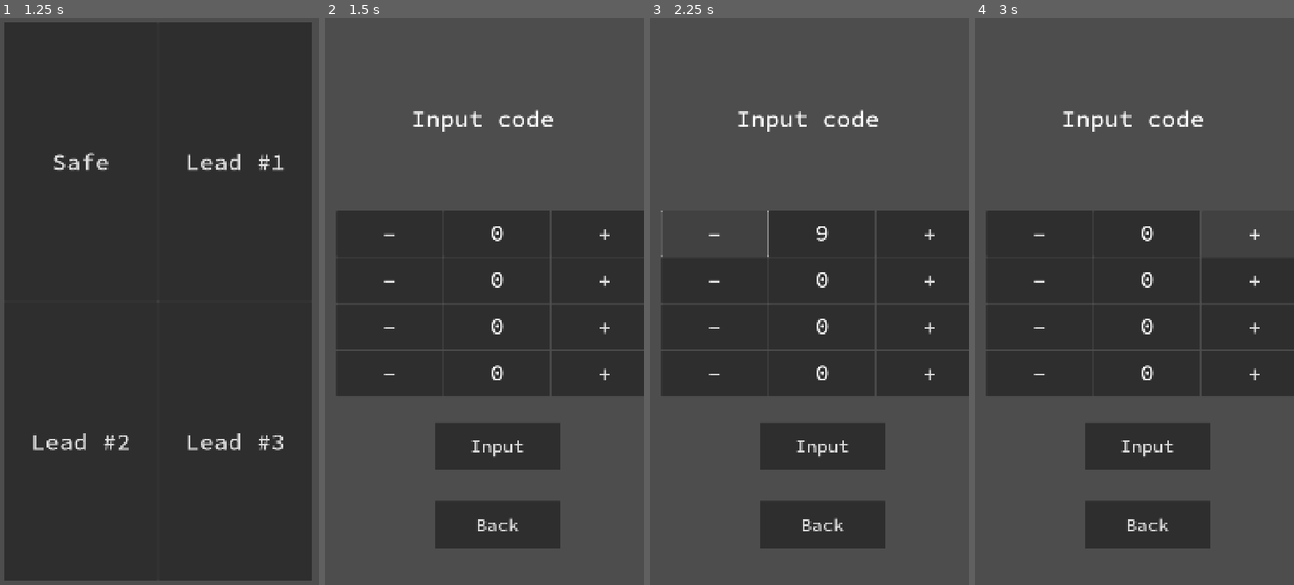
Above: before the commit, frames 1-4 (left to right).
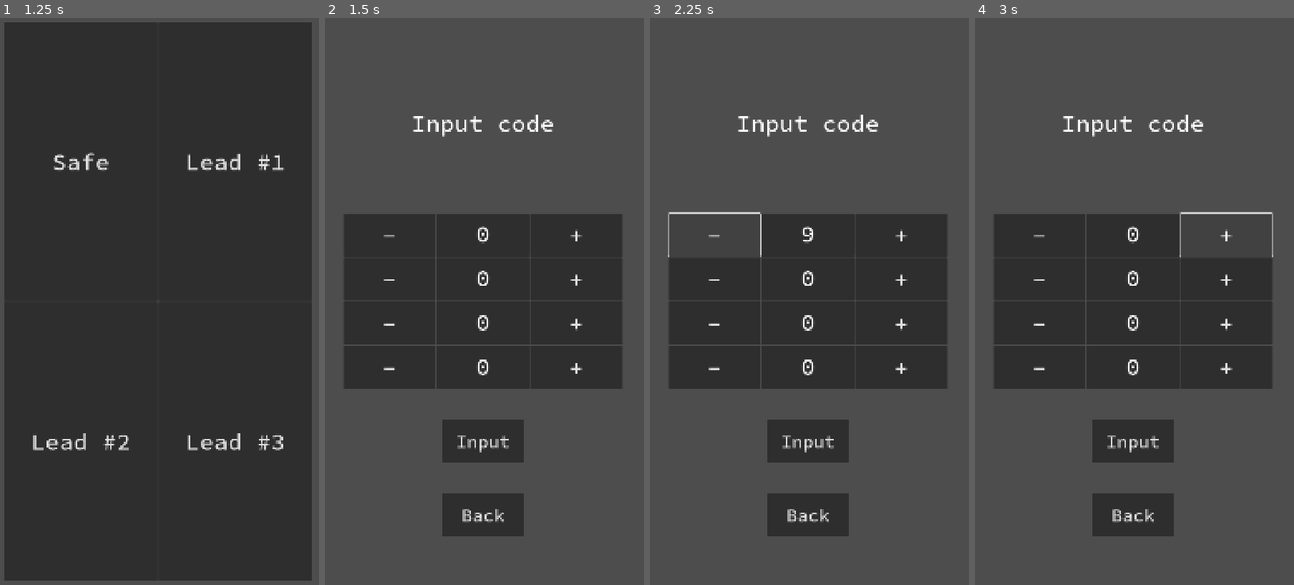
Above: after the commit, the same moments.

Repository: vmakoed/safe-lock
Game: Godot game, scene res://scenes/main.tscn
Two runs of this game, one before a commit and one after it. Both use one fixed random seed, a clock stepped at 60 frames per second and the inputs below.
Inputs:
- Up to frame 1 (1.25 s): click "Start" at 0.5 s
- Up to frame 2 (1.5 s): click "Safe" at 1.25 s
- Up to frame 3 (2.25 s): click "-" at 2 s
- Up to frame 4 (3 s): click "+" at 2.75 s

Frame 1 is identical in both runs. In frame 2, 11% of the frame differs, in the area x 3-100%, y 16-94%; in frame 3, 11%; in frame 4, 10%.

Commit message:
Extract Safe scene

Diff:
--- a/scenes/level_selector.tscn
+++ b/scenes/level_selector.tscn
@@ -13,7 +13,14 @@
 script = ExtResource("1_gkmvm")
 
 [node name="ScreenFrame" parent="." instance=ExtResource("1_aeu7d")]
-layout_mode = 0
+layout_mode = 1
+anchors_preset = 15
+anchor_right = 1.0
+anchor_bottom = 1.0
+offset_right = 0.0
+offset_bottom = 0.0
+grow_horizontal = 2
+grow_vertical = 2
 
 [node name="LevelSelector" type="GridContainer" parent="ScreenFrame"]
 unique_name_in_owner = true
--- a/scenes/main.tscn
+++ b/scenes/main.tscn
@@ -4,7 +4,7 @@
 [ext_resource type="Script" uid="uid://d2wutgbl0ln1e" path="res://scripts/tic_tac_toe.gd" id="1_o5qli"]
 [ext_resource type="Theme" uid="uid://c2hm7c7xw5d2v" path="res://resources/theme.tres" id="2_trceg"]
 [ext_resource type="PackedScene" uid="uid://xj00fxtha27s" path="res://scenes/screen_frame.tscn" id="3_85g3d"]
-[ext_resource type="Script" uid="uid://3n8kkopvcbss" path="res://scripts/safe.gd" id="3_sugp2"]
+[ext_resource type="PackedScene" uid="uid://6w6i4itypyq1" path="res://scenes/safe.tscn" id="4_a8y0u"]
 [ext_resource type="Script" uid="uid://ca5ouk62ie06e" path="res://scripts/maze.gd" id="4_tefeu"]
 [ext_resource type="PackedScene" uid="uid://bdsf6t36ljorm" path="res://scenes/message_screen.tscn" id="4_trceg"]
 [ext_resource type="TileSet" uid="uid://bhpln50cg3i14" path="res://resources/brick.tres" id="5_85g3d"]
@@ -56,252 +56,10 @@
 theme_override_constants/margin_right = 48
 theme_override_constants/margin_bottom = 48
 
-[node name="Safe" type="Control" parent="UI/ScreenFrame"]
-unique_name_in_owner = true
-visible = false
-layout_mode = 2
-script = ExtResource("3_sugp2")
-
-[node name="VBoxContainer" type="VBoxContainer" parent="UI/ScreenFrame/Safe"]
-layout_mode = 1
-anchors_preset = 15
-anchor_right = 1.0
-anchor_bottom = 1.0
-grow_horizontal = 2
-grow_vertical = 2
-
-[node name="Top" type="Control" parent="UI/ScreenFrame/Safe/VBoxContainer"]
-layout_mode = 2
-size_flags_vertical = 3
-
-[node name="SafeMessage" type="Label" parent="UI/ScreenFrame/Safe/VBoxContainer/Top"]
-unique_name_in_owner = true
-layout_mode = 1
-anchors_preset = 8
-anchor_left = 0.5
-anchor_top = 0.5
-anchor_right = 0.5
-anchor_bottom = 0.5
-offset_left = -206.0
-offset_top = -55.0
-offset_right = 206.0
-offset_bottom = 55.0
-grow_horizontal = 2
-grow_vertical = 2
-theme_override_font_sizes/font_size = 80
-text = "Input code"
-
-[node name="Middle" type="Control" parent="UI/ScreenFrame/Safe/VBoxContainer"]
-layout_mode = 2
-size_flags_vertical = 3
-
-[node name="SafeButtonsContainer" type="VBoxContainer" parent="UI/ScreenFrame/Safe/VBoxContainer/Middle"]
-unique_name_in_owner = true
-layout_mode = 0
-offset_right = 1080.0
-offset_bottom = 621.0
-size_flags_horizontal = 3
-
-[node name="DigitContainer0" type="HBoxContainer" parent="UI/ScreenFrame/Safe/VBoxContainer/Middle/SafeButtonsContainer"]
-layout_mode = 2
-size_flags_vertical = 3
-
-[node name="MinusButton" type="Button" parent="UI/ScreenFrame/Safe/VBoxContainer/Middle/SafeButtonsContainer/DigitContainer0"]
-layout_mode = 2
-size_flags_horizontal = 3
-size_flags_vertical = 3
-theme_override_font_sizes/font_size = 80
-text = "-"
-
-[node name="Panel" type="Panel" parent="UI/ScreenFrame/Safe/VBoxContainer/Middle/SafeButtonsContainer/DigitContainer0"]
-layout_mode = 2
-size_flags_horizontal = 3
-size_flags_vertical = 3
-
-[node name="Label" type="Label" parent="UI/ScreenFrame/Safe/VBoxContainer/Middle/SafeButtonsContainer/DigitContainer0/Panel"]
-layout_mode = 1
-anchors_preset = 8
-anchor_left = 0.5
-anchor_top = 0.5
-anchor_right = 0.5
-anchor_bottom = 0.5
-offset_left = -23.0
-offset_top = -55.0
-offset_right = 23.0
-offset_bottom = 55.0
-grow_horizontal = 2
-grow_vertical = 2
-theme_override_font_sizes/font_size = 80
-text = "0"
-
-[node name="PlusButton" type="Button" parent="UI/ScreenFrame/Safe/VBoxContainer/Middle/SafeButtonsContainer/DigitContainer0"]
-layout_mode = 2
-size_flags_horizontal = 3
-size_flags_vertical = 3
-theme_override_font_sizes/font_size = 80
-text = "+"
-
-[node name="DigitContainer1" type="HBoxContainer" parent="UI/ScreenFrame/Safe/VBoxContainer/Middle/SafeButtonsContainer"]
-layout_mode = 2
-size_flags_vertical = 3
-
-[node name="MinusButton" type="Button" parent="UI/ScreenFrame/Safe/VBoxContainer/Middle/SafeButtonsContainer/DigitContainer1"]
-layout_mode = 2
-size_flags_horizontal = 3
-size_flags_vertical = 3
-theme_override_font_sizes/font_size = 80
-text = "-"
-
-[node name="Panel" type="Panel" parent="UI/ScreenFrame/Safe/VBoxContainer/Middle/SafeButtonsContainer/DigitContainer1"]
-layout_mode = 2
-size_flags_horizontal = 3
-size_flags_vertical = 3
-
-[node name="Label" type="Label" parent="UI/ScreenFrame/Safe/VBoxContainer/Middle/SafeButtonsContainer/DigitContainer1/Panel"]
-layout_mode = 1
-anchors_preset = 8
-anchor_left = 0.5
-anchor_top = 0.5
-anchor_right = 0.5
-anchor_bottom = 0.5
-offset_left = -23.0
-offset_top = -55.0
-offset_right = 23.0
-offset_bottom = 55.0
-grow_horizontal = 2
-grow_vertical = 2
-theme_override_font_sizes/font_size = 80
-text = "0"
-
-[node name="PlusButton" type="Button" parent="UI/ScreenFrame/Safe/VBoxContainer/Middle/SafeButtonsContainer/DigitContainer1"]
-layout_mode = 2
-size_flags_horizontal = 3
-size_flags_vertical = 3
-theme_override_font_sizes/font_size = 80
-text = "+"
-
-[node name="DigitContainer2" type="HBoxContainer" parent="UI/ScreenFrame/Safe/VBoxContainer/Middle/SafeButtonsContainer"]
-layout_mode = 2
-size_flags_vertical = 3
-
-[node name="MinusButton" type="Button" parent="UI/ScreenFrame/Safe/VBoxContainer/Middle/SafeButtonsContainer/DigitContainer2"]
-layout_mode = 2
-size_flags_horizontal = 3
-size_flags_vertical = 3
-theme_override_font_sizes/font_size = 80
-text = "-"
-
-[node name="Panel" type="Panel" parent="UI/ScreenFrame/Safe/VBoxContainer/Middle/SafeButtonsContainer/DigitContainer2"]
-layout_mode = 2
-size_flags_horizontal = 3
-size_flags_vertical = 3
-
-[node name="Label" type="Label" parent="UI/ScreenFrame/Safe/VBoxContainer/Middle/SafeButtonsContainer/DigitContainer2/Panel"]
-layout_mode = 1
-anchors_preset = 8
-anchor_left = 0.5
-anchor_top = 0.5
-anchor_right = 0.5
-anchor_bottom = 0.5
-offset_left = -23.0
-offset_top = -55.0
-offset_right = 23.0
-offset_bottom = 55.0
-grow_horizontal = 2
-grow_vertical = 2
-theme_override_font_sizes/font_size = 80
-text = "0"
-
-[node name="PlusButton" type="Button" parent="UI/ScreenFrame/Safe/VBoxContainer/Middle/SafeButtonsContainer/DigitContainer2"]
-layout_mode = 2
-size_flags_horizontal = 3
-size_flags_vertical = 3
-theme_override_font_sizes/font_size = 80
-text = "+"
-
-[node name="DigitContainer3" type="HBoxContainer" parent="UI/ScreenFrame/Safe/VBoxContainer/Middle/SafeButtonsContainer"]
-layout_mode = 2
-size_flags_vertical = 3
-
-[node name="MinusButton" type="Button" parent="UI/ScreenFrame/Safe/VBoxContainer/Middle/SafeButtonsContainer/DigitContainer3"]
-layout_mode = 2
-size_flags_horizontal = 3
-size_flags_vertical = 3
-theme_override_font_sizes/font_size = 80
-text = "-"
-
-[node name="Panel" type="Panel" parent="UI/ScreenFrame/Safe/VBoxContainer/Middle/SafeButtonsContainer/DigitContainer3"]
-layout_mode = 2
-size_flags_horizontal = 3
-size_flags_vertical = 3
-
-[node name="Label" type="Label" parent="UI/ScreenFrame/Safe/VBoxContainer/Middle/SafeButtonsContainer/DigitContainer3/Panel"]
-layout_mode = 1
-anchors_preset = 8
-anchor_left = 0.5
-anchor_top = 0.5
-anchor_right = 0.5
-anchor_bottom = 0.5
-offset_left = -23.0
-offset_top = -55.0
-offset_right = 23.0
-offset_bottom = 55.0
-grow_horizontal = 2
-grow_vertical = 2
-theme_override_font_sizes/font_size = 80
-text = "0"
-
-[node name="PlusButton" type="Button" parent="UI/ScreenFrame/Safe/VBoxContainer/Middle/SafeButtonsContainer/DigitContainer3"]
-layout_mode = 2
-size_flags_horizontal = 3
-size_flags_vertical = 3
-theme_override_font_sizes/font_size = 80
-text = "+"
-
-[node name="Bottom" type="Control" parent="UI/ScreenFrame/Safe/VBoxContainer"]
-layout_mode = 2
-size_flags_vertical = 3
-
-[node name="MarginContainer" type="MarginContainer" parent="UI/ScreenFrame/Safe/VBoxContainer/Bottom"]
-layout_mode = 0
-offset_right = 1080.0
-offset_bottom = 622.0
-size_flags_vertical = 3
-theme_override_constants/margin_left = 230
-theme_override_constants/margin_top = 50
-theme_override_constants/margin_right = 230
-theme_override_constants/margin_bottom = 50
-
-[node name="VBoxContainer" type="VBoxContainer" parent="UI/ScreenFrame/Safe/VBoxContainer/Bottom/MarginContainer"]
-layout_mode = 2
-
-[node name="MarginContainer" type="MarginContainer" parent="UI/ScreenFrame/Safe/VBoxContainer/Bottom/MarginContainer/VBoxContainer"]
-layout_mode = 2
-size_flags_vertical = 3
-theme_override_constants/margin_left = 100
-theme_override_constants/margin_top = 50
-theme_override_constants/margin_right = 100
-theme_override_constants/margin_bottom = 50
-
-[node name="SafeInputButton" type="Button" parent="UI/ScreenFrame/Safe/VBoxContainer/Bottom/MarginContainer/VBoxContainer/MarginContainer"]
-layout_mode = 2
-size_flags_vertical = 3
-theme_override_font_sizes/font_size = 60
-text = "Input"
-
-[node name="MarginContainer2" type="MarginContainer" parent="UI/ScreenFrame/Safe/VBoxContainer/Bottom/MarginContainer/VBoxContainer"]
-layout_mode = 2
-size_flags_vertical = 3
-theme_override_constants/margin_left = 100
-theme_override_constants/margin_top = 50
-theme_override_constants/margin_right = 100
-theme_override_constants/margin_bottom = 50
-
-[node name="SafeBackButton" type="Button" parent="UI/ScreenFrame/Safe/VBoxContainer/Bottom/MarginContainer/VBoxContainer/MarginContainer2"]
-layout_mode = 2
-size_flags_vertical = 3
-theme_override_font_sizes/font_size = 60
-text = "Back"
+[node name="Safe" parent="UI/ScreenFrame" instance=ExtResource("4_a8y0u")]
+unique_name_in_owner = true
+visible = false
+layout_mode = 2
 
 [node name="TicTacToe" type="Control" parent="UI/ScreenFrame"]
 unique_name_in_owner = true
@@ -839,8 +597,8 @@
 Further details are classified and will be transmitted through encrypted channels."
 button_text = "Next"
 
-[connection signal="pressed" from="UI/ScreenFrame/Safe/VBoxContainer/Bottom/MarginContainer/VBoxContainer/MarginContainer/SafeInputButton" to="UI/ScreenFrame/Safe" method="_on_safe_input_button_pressed"]
-[connection signal="pressed" from="UI/ScreenFrame/Safe/VBoxContainer/Bottom/MarginContainer/VBoxContainer/MarginContainer2/SafeBackButton" to="." method="_on_level_back_button_pressed"]
+[connection signal="back_button_pressed" from="UI/ScreenFrame/Safe" to="." method="_on_level_back_button_pressed"]
+[connection signal="unlocked" from="UI/ScreenFrame/Safe" to="." method="_on_safe_unlocked"]
 [connection signal="pressed" from="UI/ScreenFrame/TicTacToe/VBoxContainer/Bottom/MarginContainer/VBoxContainer/MarginContainer/TicTacToeBackButton" to="." method="_on_level_back_button_pressed"]
 [connection signal="body_entered" from="UI/ScreenFrame/Maze/Exit" to="UI/ScreenFrame/Maze" method="_on_exit_body_entered"]
 [connection signal="pressed" from="UI/ScreenFrame/Maze/VBoxContainer/Bottom/VBoxContainer/MarginContainer/Controls/UpButton" to="UI/ScreenFrame/Maze" method="_on_up_button_pressed"]
--- /dev/null
+++ b/scenes/safe.tscn
@@ -0,0 +1,268 @@
+[gd_scene load_steps=3 format=3 uid="uid://6w6i4itypyq1"]
+
+[ext_resource type="PackedScene" uid="uid://xj00fxtha27s" path="res://scenes/screen_frame.tscn" id="1_2mjrh"]
+[ext_resource type="Script" uid="uid://3n8kkopvcbss" path="res://scripts/safe.gd" id="1_no4i6"]
+
+[node name="Safe" type="Control"]
+layout_mode = 3
+anchors_preset = 15
+anchor_right = 1.0
+anchor_bottom = 1.0
+grow_horizontal = 2
+grow_vertical = 2
+script = ExtResource("1_no4i6")
+
+[node name="ScreenFrame" parent="." instance=ExtResource("1_2mjrh")]
+layout_mode = 1
+anchors_preset = 15
+anchor_right = 1.0
+anchor_bottom = 1.0
+offset_right = 0.0
+offset_bottom = 0.0
+grow_horizontal = 2
+grow_vertical = 2
+
+[node name="VBoxContainer" type="VBoxContainer" parent="ScreenFrame"]
+layout_mode = 2
+
+[node name="Top" type="Control" parent="ScreenFrame/VBoxContainer"]
+layout_mode = 2
+size_flags_vertical = 3
+
+[node name="SafeMessage" type="Label" parent="ScreenFrame/VBoxContainer/Top"]
+unique_name_in_owner = true
+layout_mode = 1
+anchors_preset = 8
+anchor_left = 0.5
+anchor_top = 0.5
+anchor_right = 0.5
+anchor_bottom = 0.5
+offset_left = -206.0
+offset_top = -55.0
+offset_right = 206.0
+offset_bottom = 55.0
+grow_horizontal = 2
+grow_vertical = 2
+theme_override_font_sizes/font_size = 80
+text = "Input code"
+
+[node name="Middle" type="Control" parent="ScreenFrame/VBoxContainer"]
+layout_mode = 2
+size_flags_vertical = 3
+
+[node name="ButtonsContainer" type="VBoxContainer" parent="ScreenFrame/VBoxContainer/Middle"]
+unique_name_in_owner = true
+layout_mode = 1
+anchors_preset = 15
+anchor_right = 1.0
+anchor_bottom = 1.0
+grow_horizontal = 2
+grow_vertical = 2
+size_flags_horizontal = 3
+
+[node name="DigitContainer0" type="HBoxContainer" parent="ScreenFrame/VBoxContainer/Middle/ButtonsContainer"]
+layout_mode = 2
+size_flags_vertical = 3
+
+[node name="MinusButton" type="Button" parent="ScreenFrame/VBoxContainer/Middle/ButtonsContainer/DigitContainer0"]
+layout_mode = 2
+size_flags_horizontal = 3
+size_flags_vertical = 3
+theme_override_font_sizes/font_size = 80
+text = "-"
+
+[node name="Panel" type="Panel" parent="ScreenFrame/VBoxContainer/Middle/ButtonsContainer/DigitContainer0"]
+layout_mode = 2
+size_flags_horizontal = 3
+size_flags_vertical = 3
+
+[node name="Label" type="Label" parent="ScreenFrame/VBoxContainer/Middle/ButtonsContainer/DigitContainer0/Panel"]
+layout_mode = 1
+anchors_preset = 8
+anchor_left = 0.5
+anchor_top = 0.5
+anchor_right = 0.5
+anchor_bottom = 0.5
+offset_left = -23.0
+offset_top = -55.0
+offset_right = 23.0
+offset_bottom = 55.0
+grow_horizontal = 2
+grow_vertical = 2
+theme_override_font_sizes/font_size = 80
+text = "0"
+
+[node name="PlusButton" type="Button" parent="ScreenFrame/VBoxContainer/Middle/ButtonsContainer/DigitContainer0"]
+layout_mode = 2
+size_flags_horizontal = 3
+size_flags_vertical = 3
+theme_override_font_sizes/font_size = 80
+text = "+"
+
+[node name="DigitContainer1" type="HBoxContainer" parent="ScreenFrame/VBoxContainer/Middle/ButtonsContainer"]
+layout_mode = 2
+size_flags_vertical = 3
+
+[node name="MinusButton" type="Button" parent="ScreenFrame/VBoxContainer/Middle/ButtonsContainer/DigitContainer1"]
+layout_mode = 2
+size_flags_horizontal = 3
+size_flags_vertical = 3
+theme_override_font_sizes/font_size = 80
+text = "-"
+
+[node name="Panel" type="Panel" parent="ScreenFrame/VBoxContainer/Middle/ButtonsContainer/DigitContainer1"]
+layout_mode = 2
+size_flags_horizontal = 3
+size_flags_vertical = 3
+
+[node name="Label" type="Label" parent="ScreenFrame/VBoxContainer/Middle/ButtonsContainer/DigitContainer1/Panel"]
+layout_mode = 1
+anchors_preset = 8
+anchor_left = 0.5
+anchor_top = 0.5
+anchor_right = 0.5
+anchor_bottom = 0.5
+offset_left = -23.0
+offset_top = -55.0
+offset_right = 23.0
+offset_bottom = 55.0
+grow_horizontal = 2
+grow_vertical = 2
+theme_override_font_sizes/font_size = 80
+text = "0"
+
+[node name="PlusButton" type="Button" parent="ScreenFrame/VBoxContainer/Middle/ButtonsContainer/DigitContainer1"]
+layout_mode = 2
+size_flags_horizontal = 3
+size_flags_vertical = 3
+theme_override_font_sizes/font_size = 80
+text = "+"
+
+[node name="DigitContainer2" type="HBoxContainer" parent="ScreenFrame/VBoxContainer/Middle/ButtonsContainer"]
+layout_mode = 2
+size_flags_vertical = 3
+
+[node name="MinusButton" type="Button" parent="ScreenFrame/VBoxContainer/Middle/ButtonsContainer/DigitContainer2"]
+layout_mode = 2
+size_flags_horizontal = 3
+size_flags_vertical = 3
+theme_override_font_sizes/font_size = 80
+text = "-"
+
+[node name="Panel" type="Panel" parent="ScreenFrame/VBoxContainer/Middle/ButtonsContainer/DigitContainer2"]
+layout_mode = 2
+size_flags_horizontal = 3
+size_flags_vertical = 3
+
+[node name="Label" type="Label" parent="ScreenFrame/VBoxContainer/Middle/ButtonsContainer/DigitContainer2/Panel"]
+layout_mode = 1
+anchors_preset = 8
+anchor_left = 0.5
+anchor_top = 0.5
+anchor_right = 0.5
+anchor_bottom = 0.5
+offset_left = -23.0
+offset_top = -55.0
+offset_right = 23.0
+offset_bottom = 55.0
+grow_horizontal = 2
+grow_vertical = 2
+theme_override_font_sizes/font_size = 80
+text = "0"
+
+[node name="PlusButton" type="Button" parent="ScreenFrame/VBoxContainer/Middle/ButtonsContainer/DigitContainer2"]
+layout_mode = 2
+size_flags_horizontal = 3
+size_flags_vertical = 3
+theme_override_font_sizes/font_size = 80
+text = "+"
+
+[node name="DigitContainer3" type="HBoxContainer" parent="ScreenFrame/VBoxContainer/Middle/ButtonsContainer"]
+layout_mode = 2
+size_flags_vertical = 3
+
+[node name="MinusButton" type="Button" parent="ScreenFrame/VBoxContainer/Middle/ButtonsContainer/DigitContainer3"]
+layout_mode = 2
+size_flags_horizontal = 3
+size_flags_vertical = 3
+theme_override_font_sizes/font_size = 80
+text = "-"
+
+[node name="Panel" type="Panel" parent="ScreenFrame/VBoxContainer/Middle/ButtonsContainer/DigitContainer3"]
+layout_mode = 2
+size_flags_horizontal = 3
+size_flags_vertical = 3
+
+[node name="Label" type="Label" parent="ScreenFrame/VBoxContainer/Middle/ButtonsContainer/DigitContainer3/Panel"]
+layout_mode = 1
+anchors_preset = 8
+anchor_left = 0.5
+anchor_top = 0.5
+anchor_right = 0.5
+anchor_bottom = 0.5
+offset_left = -23.0
+offset_top = -55.0
+offset_right = 23.0
+offset_bottom = 55.0
+grow_horizontal = 2
+grow_vertical = 2
+theme_override_font_sizes/font_size = 80
+text = "0"
+
+[node name="PlusButton" type="Button" parent="ScreenFrame/VBoxContainer/Middle/ButtonsContainer/DigitContainer3"]
+layout_mode = 2
+size_flags_horizontal = 3
+size_flags_vertical = 3
+theme_override_font_sizes/font_size = 80
+text = "+"
+
+[node name="Bottom" type="Control" parent="ScreenFrame/VBoxContainer"]
+layout_mode = 2
+size_flags_vertical = 3
+
+[node name="MarginContainer" type="MarginContainer" parent="ScreenFrame/VBoxContainer/Bottom"]
+layout_mode = 1
+anchors_preset = 15
+anchor_right = 1.0
+anchor_bottom = 1.0
+grow_horizontal = 2
+grow_vertical = 2
+size_flags_vertical = 3
+theme_override_constants/margin_left = 230
+theme_override_constants/margin_top = 50
+theme_override_constants/margin_right = 230
+theme_override_constants/margin_bottom = 50
+
+[node name="VBoxContainer" type="VBoxContainer" parent="ScreenFrame/VBoxContainer/Bottom/MarginContainer"]
+layout_mode = 2
+
+[node name="MarginContainer" type="MarginContainer" parent="ScreenFrame/VBoxContainer/Bottom/MarginContainer/VBoxContainer"]
+layout_mode = 2
+size_flags_vertical = 3
+theme_override_constants/margin_left = 100
+theme_override_constants/margin_top = 50
+theme_override_constants/margin_right = 100
+theme_override_constants/margin_bottom = 50
+
+[node name="InputButton" type="Button" parent="ScreenFrame/VBoxContainer/Bottom/MarginContainer/VBoxContainer/MarginContainer"]
+layout_mode = 2
+size_flags_vertical = 3
+theme_override_font_sizes/font_size = 60
+text = "Input"
+
+[node name="MarginContainer2" type="MarginContainer" parent="ScreenFrame/VBoxContainer/Bottom/MarginContainer/VBoxContainer"]
+layout_mode = 2
+size_flags_vertical = 3
+theme_override_constants/margin_left = 100
+theme_override_constants/margin_top = 50
+theme_override_constants/margin_right = 100
+theme_override_constants/margin_bottom = 50
+
+[node name="BackButton" type="Button" parent="ScreenFrame/VBoxContainer/Bottom/MarginContainer/VBoxContainer/MarginContainer2"]
+layout_mode = 2
+size_flags_vertical = 3
+theme_override_font_sizes/font_size = 60
+text = "Back"
+
+[connection signal="pressed" from="ScreenFrame/VBoxContainer/Bottom/MarginContainer/VBoxContainer/MarginContainer/InputButton" to="." method="_on_input_button_pressed"]
+[connection signal="pressed" from="ScreenFrame/VBoxContainer/Bottom/MarginContainer/VBoxContainer/MarginContainer2/BackButton" to="." method="_on_back_button_pressed"]
--- a/scripts/main.gd
+++ b/scripts/main.gd
@@ -43,3 +43,7 @@
 
 func _on_win_button_pressed() -> void:
 	OS.shell_open(win_link)
+
+func _on_safe_unlocked() -> void:
+	safe.visible = false
+	win_screen.visible = true
--- a/scripts/safe.gd
+++ b/scripts/safe.gd
@@ -1,4 +1,7 @@
 extends Control
+
+signal unlocked
+signal back_button_pressed
 
 const BUTTONS_AMOUNT = 4
 const INITIAL_DIGITS = [0, 0, 0, 0]
@@ -6,15 +9,14 @@
 const MAX_DIGIT = 9
 const DIGITS_SOLUTION = [4, 6, 5, 0]
 
-@onready var safe_buttons_container := %SafeButtonsContainer
+@onready var buttons_container := %ButtonsContainer
 @onready var message := %SafeMessage
-@onready var win_screen := %WinScreen
 
 var current_digits = INITIAL_DIGITS.duplicate()
 
 func _ready() -> void:
 	for i in range(BUTTONS_AMOUNT):
-		var digit_container = safe_buttons_container.get_node("DigitContainer" + str(i))
+		var digit_container = buttons_container.get_node("DigitContainer" + str(i))
 		var label = digit_container.get_node("Panel/Label")
 		var minus_button = digit_container.get_node("MinusButton")
 		var plus_button = digit_container.get_node("PlusButton")
@@ -23,9 +25,8 @@
 		minus_button.pressed.connect(_on_digit_changed.bind(i, -1))
 		plus_button.pressed.connect(_on_digit_changed.bind(i, 1))
 
-
 func _on_digit_changed(digit_index: int, delta: int) -> void:
-	var digit_container = safe_buttons_container.get_node("DigitContainer" + str(digit_index))
+	var digit_container = buttons_container.get_node("DigitContainer" + str(digit_index))
 	var label = digit_container.get_node("Panel/Label")
 
 	var current_value = int(label.text)
@@ -39,13 +40,12 @@
 	current_digits[digit_index] = new_value
 	label.text = str(new_value)
 
-func _process(_delta: float) -> void:
-	pass
+func _on_input_button_pressed() -> void:
+	if current_digits == DIGITS_SOLUTION:
+		unlocked.emit()
+	else:
+		message.text = "Try again"
 
 
-func _on_safe_input_button_pressed() -> void:
-	if current_digits == DIGITS_SOLUTION:
-		visible = false
-		win_screen.visible = true
-	else:
-		message.text = "Try again"
+func _on_back_button_pressed() -> void:
+	back_button_pressed.emit()
